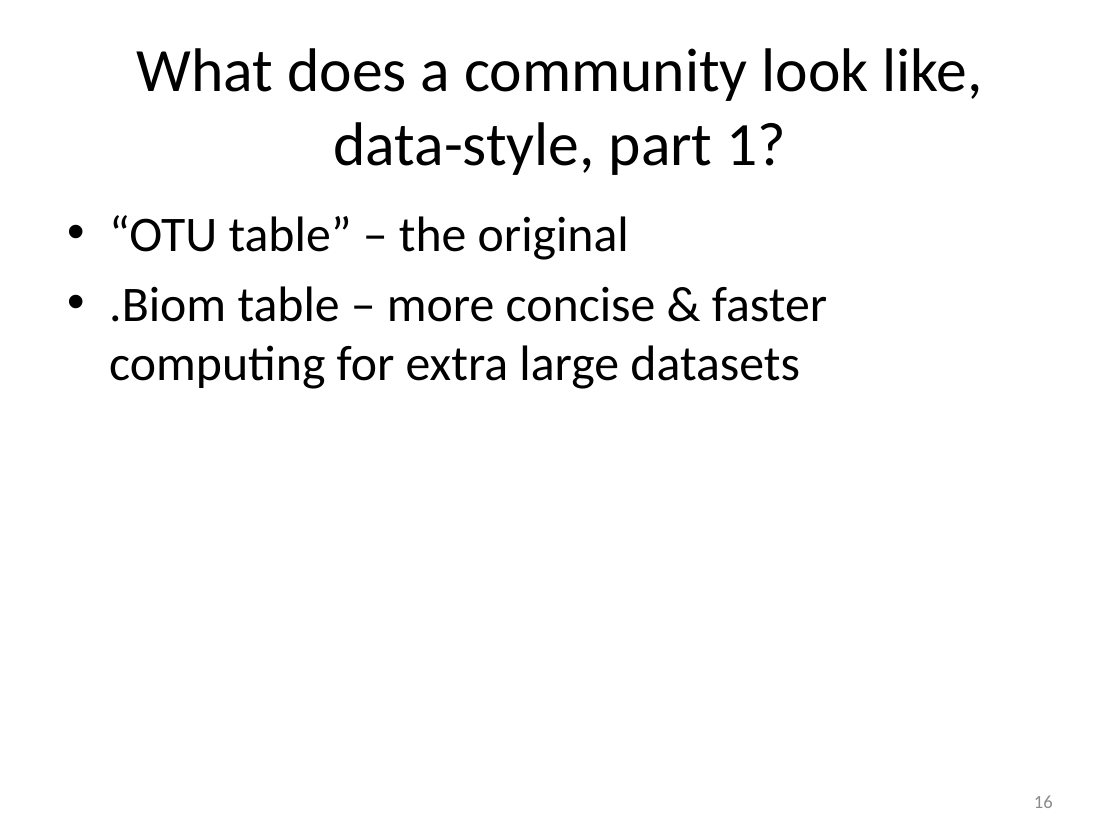
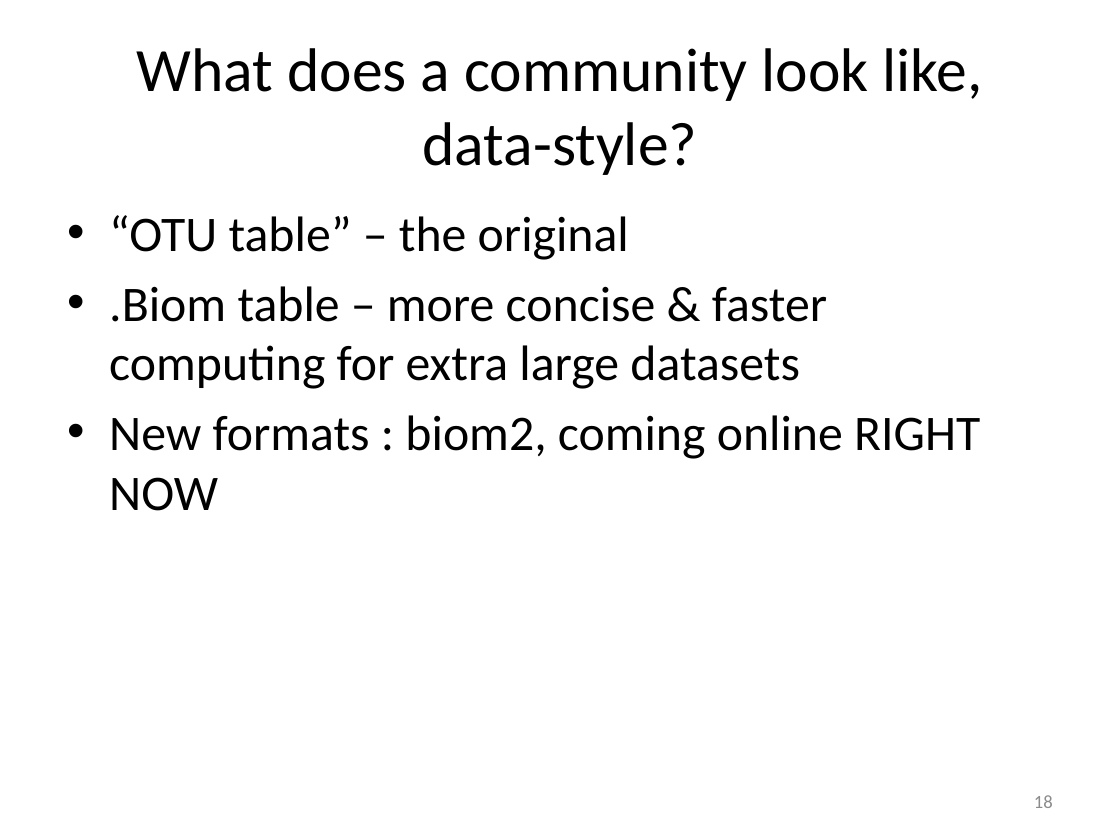
Before and after one commit to edamame-course/docs, a slide deck: slide 18 of extra/Presentations/2014-08-14-AM_Ashley_Lecture2.pptx (slide 16 before the commit). Drawn at 1120x840 pixels with LibreOffice and Linux fonts; fonts in the diff are those of the drawing. Boxes give left, top, right and bottom in pixels: in the first picture for what was removed or moved away, otherwise in the second. Text is boxed around its words. In the diff, an @@ line names an element or a change of style, - is before the commit and + after.

```diff
--- a/extra/Presentations/2014-08-14-AM_Ashley_Lecture2.pptx
+++ b/extra/Presentations/2014-08-14-AM_Ashley_Lecture2.pptx
@@ title at (137, 48, 982, 175): text changed @@
-What does a community look like, data-style, part 1?
+What does a community look like, data-style?
@@ text at (109, 415, 980, 511): paragraph added @@
+• New formats : biom2, coming online RIGHT NOW
@@ page number at (1034, 795, 1053, 808): text changed @@
-16
+18
```
Also in this commit, not shown: 1 other slide changed, 2 slides added, 1 other file.
